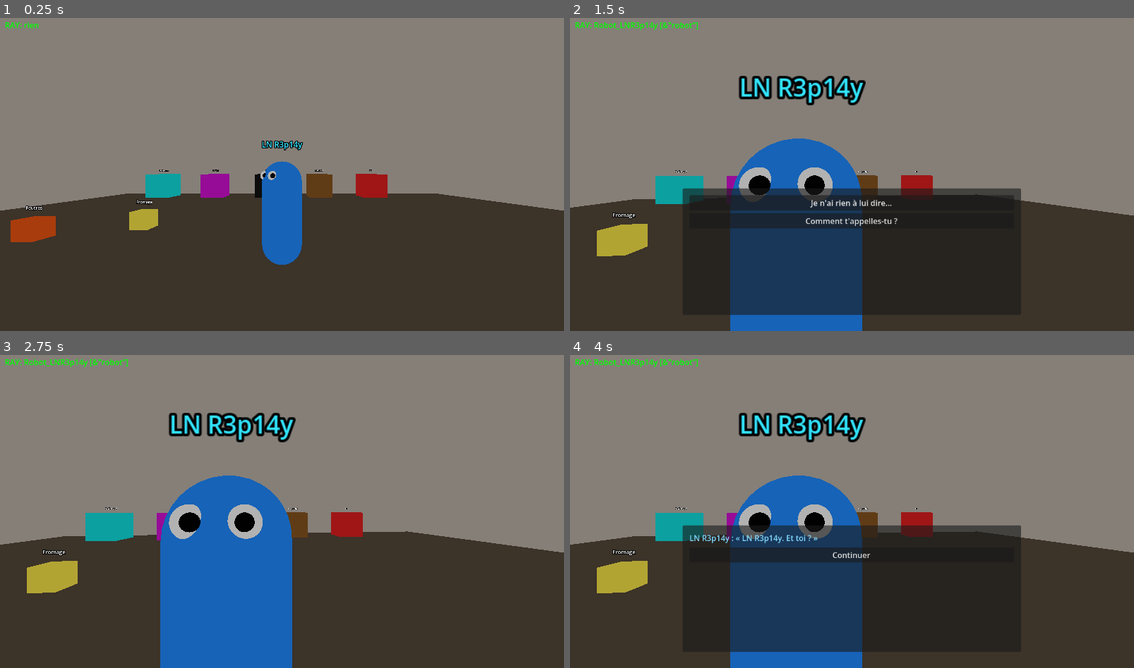
Above: before the commit, frames 1-4 (two rows, left to right).
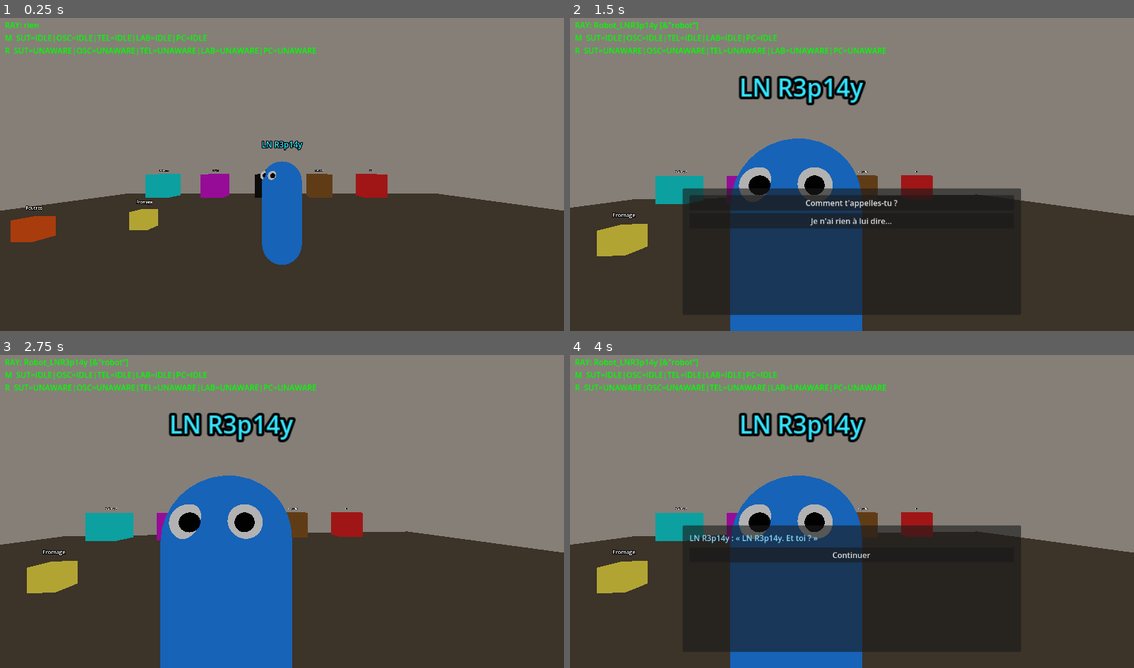
Above: after the commit, the same moments.

Repository: Datoh/GameJamCanardPC2026
Game: Godot game, scene res://scenes/test_level.tscn
Same seed, same stepped clock (60 frames per second), same inputs: the game is played once before the commit and once after it.
Inputs (mouse positions are in pixels of both pictures, inside the frame that each line leads up to):
- Up to frame 1 (0.25 s): no input
- Up to frame 2 (1.5 s): tap Enter (ui_accept) at 0.5, 0.77 s; move the mouse to (880, 171) at 0.52 s; hold Up (ui_up) 0.53-1.28 s; tap Keypad Enter at 0.6 s; tap Backspace at 0.8, 1.35 s; move the mouse to (739, 187) at 1.27 s; hold Down (ui_down) from 1.28 s (still down)
- Up to frame 3 (2.75 s): tap Enter (ui_accept) at 1.52 s; tap Z at 1.55 s; release Down (ui_down) at 2 s; click "Je n'ai rien à lui dire..." at 2 s
- Up to frame 4 (4 s): tap Enter (ui_accept) at 2.75 s; move the mouse to (863, 505) at 2.77 s; hold Up (ui_up) 2.78-3.5 s; tap Z at 2.85 s; tap Keypad Enter at 3.05 s; click "Comment t'appelles-tu ?" at 3.5 s

The runs differ from the first frame. In frame 1, 0.9% of the frame differs, in the area x 1-57%, y 5-12%; in frame 2, 1.3%, in the area x 1-59%, y 5-67%; in frame 3, 0.9%; in frame 4, 0.9%.

Commit message:
Mini-jeu SUTOM avec machine à états et interactions robot
- Enum SutomState (IDLE→FIRST_SEEN→ROBOT_WORKING→ROBOT_DONE→NEED_TRY_MACHINE→NEEDS_DICTIONARY→UNLOCKED→SOLVED)
- Enums états pour toutes les machines et états robot par machine
- Dialogue robot pour demander de l'aide sur le SUTOM (sutom_demande / sutom_resultat)
- Robot se déplace vers le SUTOM 20s puis reprend le suivi
- Overlay SUTOM fonctionnel : grille 6×6, saisie clavier, feedback couleurs
- Mot impossible sans dictionnaire, vrai mot avec dictionnaire
- Dictionnaire ramassable à partir de NEEDS_DICTIONARY
- Debug HUD : états machines et robot sur 3 lignes

Co-Authored-By: Claude Sonnet 4.6 <noreply@anthropic.com>

Diff:
--- a/scripts/player.gd
+++ b/scripts/player.gd
@@ -2,6 +2,8 @@
 
 const SPEED := 5.0
 const MOUSE_SENSITIVITY := 0.002
+
+const _SutomMinigame = preload("res://scripts/sutom_minigame.gd")
 
 const OBJECT_MESSAGES: Dictionary = {
   "Dictionnaire": "Ce dictionnaire est plein de mots. Des vrais, j'espère.",
@@ -12,7 +14,8 @@
 
 # Chaque dialogue :
 #   id       : identifiant unique
-#   label    : texte affiché sur le bouton joueur
+#   label    : texte affiché sur le bouton joueur (vide si hidden)
+#   hidden   : non affiché dans les choix, déclenché par code
 #   requires : id du dialogue requis avant (ou "" si aucun)
 #   once     : disparaît après avoir été joué
 #   unlocks  : id du dialogue débloqué à la fin (ou "")
@@ -63,7 +66,51 @@
       {"robot": "Heureux de te connaître : Tim Faitchier !"},
     ],
   },
+  {
+    "id":       "sutom_demande",
+    "label":    "Tu peux m'expliquer comment marche le SUTOM ?",
+    "requires": "",
+    "once":     true,
+    "unlocks":  "",
+    "exchanges": [
+      {
+        "robot":  "Mais bien sûr ! Un SUTOM, ça, je connais parfaitement. Je peux résoudre ça en quelques secondes !",
+        "player": "Vraiment ? Tu peux faire ça ?",
+      },
+      {"robot": "Sans aucun problème. Laisse-moi y jeter un œil tout de suite."},
+    ],
+  },
+  {
+    "id":       "sutom_resultat",
+    "label":    "Alors, ce SUTOM ?",
+    "requires": "sutom_demande",
+    "once":     true,
+    "unlocks":  "",
+    "exchanges": [
+      {
+        "robot":  "J'ai étudié la question très, très sérieusement... et c'est beaucoup trop compliqué pour moi. Je t'encourage vivement à le faire toi-même !",
+        "player": "...",
+      },
+      {"robot": "Je suis convaincu que tu vas trouver. Tu as vraiment l'air intelligent. Au fait, comment t'appelles-tu ?"},
+    ],
+  },
 ]
+
+# ── États des machines ────────────────────────────────────────────────────────
+
+enum SutomState        { IDLE, FIRST_SEEN, ROBOT_WORKING, ROBOT_DONE, NEED_TRY_MACHINE, NEEDS_DICTIONARY, UNLOCKED, SOLVED }
+enum OscilloscopeState { IDLE, ATTEMPTED, UNLOCKED }
+enum TeleState         { IDLE, CAPTCHA_PENDING, CAPTCHA_SOLVED, VIDEO_WATCHED }
+enum LabyrinthState    { IDLE, ATTEMPTED, SOLVED }
+enum PCState           { IDLE, ATTEMPTED, REPAIRED, MOUSE_CONNECTED, UNLOCKED }
+
+# ── États du robot par machine ────────────────────────────────────────────────
+
+enum RobotSutomState        { UNAWARE, HELPING, GAVE_UP }
+enum RobotOscilloscopeState { UNAWARE }
+enum RobotTeleState         { UNAWARE }
+enum RobotLabyrinthState    { UNAWARE, ATTEMPTED }
+enum RobotPCState           { UNAWARE }
 
 @onready var camera: Camera3D = $Camera3D
 
@@ -86,6 +133,24 @@
   "Joint":        false,
   "Feutres":      false,
 }
+
+var state_sutom:        SutomState        = SutomState.IDLE
+var state_oscilloscope: OscilloscopeState = OscilloscopeState.IDLE
+var state_tele:         TeleState         = TeleState.IDLE
+var state_labyrinthe:   LabyrinthState    = LabyrinthState.IDLE
+var state_pc:           PCState           = PCState.IDLE
+
+var robot_state_sutom:        RobotSutomState        = RobotSutomState.UNAWARE
+var robot_state_oscilloscope: RobotOscilloscopeState = RobotOscilloscopeState.UNAWARE
+var robot_state_tele:         RobotTeleState         = RobotTeleState.UNAWARE
+var robot_state_labyrinthe:   RobotLabyrinthState    = RobotLabyrinthState.UNAWARE
+var robot_state_pc:           RobotPCState           = RobotPCState.UNAWARE
+
+var _sutom_node: Node3D = null
+var _robot: Node3D = null
+var _sutom_timer: Timer
+var _in_minigame: bool = false
+var _sutom_state_before_minigame: SutomState = SutomState.IDLE
 var _completed_dialogues: Array[String] = []
 var _current_dialogue: Dictionary = {}
 var _current_exchange: int = 0
@@ -94,6 +159,8 @@
   Input.set_mouse_mode(Input.MOUSE_MODE_CAPTURED)
   _setup_raycast()
   _setup_ui()
+  await get_tree().process_frame
+  _robot = get_tree().get_first_node_in_group("robot")
 
 func _setup_raycast() -> void:
   _interaction_ray = RayCast3D.new()
@@ -120,6 +187,11 @@
   _message_timer.timeout.connect(_message_label.hide)
   add_child(_message_timer)
 
+  _sutom_timer = Timer.new()
+  _sutom_timer.one_shot = true
+  _sutom_timer.timeout.connect(_on_sutom_timer_timeout)
+  add_child(_sutom_timer)
+
   _debug_label = Label.new()
   _debug_label.set_anchors_preset(Control.PRESET_TOP_LEFT)
   _debug_label.position = Vector2(10, 10)
@@ -164,21 +236,69 @@
   _message_label.visible = true
   _message_timer.start(duration)
 
+func _get_debug_text() -> String:
+  var ray_text: String
+  var ray_object: Object = null
+  if _interaction_ray != null and _interaction_ray.is_colliding():
+    ray_object = _interaction_ray.get_collider()
+  if is_instance_valid(ray_object):
+    ray_text = "RAY: %s %s" % [ray_object.name, ray_object.get_groups()]
+  else:
+    ray_text = "RAY: rien"
+
+  var m_text := "M  SUT=%s|OSC=%s|TEL=%s|LAB=%s|PC=%s" % [
+    SutomState.keys()[state_sutom],
+    OscilloscopeState.keys()[state_oscilloscope],
+    TeleState.keys()[state_tele],
+    LabyrinthState.keys()[state_labyrinthe],
+    PCState.keys()[state_pc],
+  ]
+  var r_text := "R  SUT=%s|OSC=%s|TEL=%s|LAB=%s|PC=%s" % [
+    RobotSutomState.keys()[robot_state_sutom],
+    RobotOscilloscopeState.keys()[robot_state_oscilloscope],
+    RobotTeleState.keys()[robot_state_tele],
+    RobotLabyrinthState.keys()[robot_state_labyrinthe],
+    RobotPCState.keys()[robot_state_pc],
+  ]
+  return "%s\n%s\n%s" % [ray_text, m_text, r_text]
+
 # ── Dialogue ──────────────────────────────────────────────────────────────────
 
 func _get_available_dialogues() -> Array[Dictionary]:
   var result: Array[Dictionary] = []
+  var close_entry: Dictionary = {}
   for d in DIALOGUES:
     if d["id"] == "close":
-      result.append(d)
+      close_entry = d
+      continue
+    if d.get("hidden", false):
       continue
     if d.get("once", false) and d["id"] in _completed_dialogues:
       continue
     var req: String = d.get("requires", "")
     if req != "" and req not in _completed_dialogues:
       continue
+    # Conditions liées aux états des machines
+    if d["id"] == "sutom_demande" and state_sutom != SutomState.FIRST_SEEN:
+      continue
+    if d["id"] == "sutom_resultat" and state_sutom != SutomState.ROBOT_DONE:
+      continue
     result.append(d)
+  if not close_entry.is_empty():
+    result.append(close_entry)
   return result
+
+func _start_dialogue_by_id(dialogue_id: String) -> void:
+  for d in DIALOGUES:
+    if d["id"] == dialogue_id:
+      _current_dialogue = d
+      _current_exchange = 0
+      _in_dialogue = true
+      Input.set_mouse_mode(Input.MOUSE_MODE_VISIBLE)
+      _dialogue_panel.visible = true
+      _choices_container.visible = false
+      _show_robot_response()
+      return
 
 func _show_dialogue() -> void:
   _in_dialogue = true
@@ -218,7 +338,6 @@
 func _on_continue_pressed() -> void:
   var exchange: Dictionary = _current_dialogue["exchanges"][_current_exchange]
   if exchange.has("player"):
-    # Proposer la réplique suivante du joueur comme unique bouton
     _robot_label.visible = false
     _continue_btn.visible = false
     for child in _choices_container.get_children():
@@ -239,7 +358,23 @@
   var did: String = _current_dialogue.get("id", "")
   if did != "" and _current_dialogue.get("once", false):
     _completed_dialogues.append(did)
+
+  if did == "sutom_demande":
+    state_sutom = SutomState.ROBOT_WORKING
+    robot_state_sutom = RobotSutomState.HELPING
+    if _robot != null and _sutom_node != null:
+      _robot.go_to_position(_sutom_node.global_position)
+    _sutom_timer.start(20.0)
+  elif did == "sutom_resultat":
+    state_sutom = SutomState.NEED_TRY_MACHINE
+    robot_state_sutom = RobotSutomState.GAVE_UP
+
   _close_dialogue()
+
+func _on_sutom_timer_timeout() -> void:
+  state_sutom = SutomState.ROBOT_DONE
+  if _robot != null:
+    _robot.resume_follow()
 
 func _close_dialogue() -> void:
   _in_dialogue = false
@@ -250,6 +385,9 @@
 # ── Interaction ───────────────────────────────────────────────────────────────
 
 func _unhandled_input(event: InputEvent) -> void:
+  if _in_minigame:
+    return
+
   if event.is_action_pressed("ui_cancel"):
     if _in_dialogue:
       _close_dialogue()
@@ -272,37 +410,118 @@
   var collider := _interaction_ray.get_collider()
 
   if collider.is_in_group("robot"):
-    _show_dialogue()
+    if state_sutom == SutomState.ROBOT_WORKING:
+      _show_message("Le robot est en train de faire le SUTOM... je vais le laisser faire...", 3.0)
+    else:
+      _show_dialogue()
+    return
+
+  if collider.is_in_group("machines"):
+    match collider.name:
+      "SUTOM":        _interact_sutom(collider)
+      "Oscilloscope": _interact_oscilloscope()
+      "Tele":         _interact_tele()
+      "Labyrinthe":   _interact_labyrinthe()
+      "PC":           _interact_pc()
     return
 
   if not collider.is_in_group("objets"):
     return
 
   var obj_name: String = collider.name
-  if puzzle_attempted.get(obj_name, false):
+  var can_pickup = puzzle_attempted.get(obj_name, false)
+  if obj_name == "Dictionnaire" and state_sutom >= SutomState.NEEDS_DICTIONARY:
+    can_pickup = true
+  if can_pickup:
     _pickup(collider, obj_name)
   else:
     _show_message(OBJECT_MESSAGES.get(obj_name, "Hmm."))
+
+func _interact_sutom(collider: Node) -> void:
+  if _sutom_node == null:
+    _sutom_node = collider
+  match state_sutom:
+    SutomState.IDLE, SutomState.FIRST_SEEN:
+      state_sutom = SutomState.FIRST_SEEN
+      puzzle_attempted["Dictionnaire"] = true
+      _show_message("J'ai besoin d'aide... je vais en parler au robot.", 3.0)
+    SutomState.ROBOT_WORKING:
+      _show_message("Le robot est en train de faire le SUTOM... je vais le laisser faire...", 3.0)
+    SutomState.ROBOT_DONE:
+      _show_message("Je devrais d'abord parler au robot...", 2.0)
+    SutomState.NEED_TRY_MACHINE, SutomState.NEEDS_DICTIONARY, SutomState.UNLOCKED:
+      _open_sutom_minigame()
+    SutomState.SOLVED:
+      _show_message("Vous avez déjà résolu le SUTOM, ce n'est plus la peine !", 3.0)
+
+func _interact_oscilloscope() -> void:
+  if state_oscilloscope == OscilloscopeState.IDLE:
+    state_oscilloscope = OscilloscopeState.ATTEMPTED
+    _show_message("Cette machine a l'air compliquée.", 3.0)
+  else:
+    _use_machine("Oscilloscope")
+
+func _interact_tele() -> void:
+  if state_tele == TeleState.IDLE:
+    state_tele = TeleState.CAPTCHA_PENDING
+    puzzle_attempted["Feutres"] = true
+    _show_message("Cette télé affiche quelque chose d'étrange.", 3.0)
+  else:
+    _use_machine("Tele")
+
+func _interact_labyrinthe() -> void:
+  if state_labyrinthe == LabyrinthState.IDLE:
+    state_labyrinthe = LabyrinthState.ATTEMPTED
+    puzzle_attempted["Fromage"] = true
+    _show_message("Ce labyrinthe a l'air impossible...", 3.0)
+  else:
+    _use_machine("Labyrinthe")
+
+func _interact_pc() -> void:
+  if state_pc == PCState.IDLE:
+    state_pc = PCState.ATTEMPTED
+    puzzle_attempted["Joint"] = true
+    _show_message("Ce PC semble en panne.", 3.0)
+  else:
+    _use_machine("PC")
+
+func _open_sutom_minigame() -> void:
+  _sutom_state_before_minigame = state_sutom
+  _in_minigame = true
+  Input.set_mouse_mode(Input.MOUSE_MODE_VISIBLE)
+  var game = _SutomMinigame.new()
+  game.setup(state_sutom == SutomState.UNLOCKED)
+  game.game_closed.connect(_on_sutom_minigame_closed)
+  _canvas.add_child(game)
+
+func _on_sutom_minigame_closed(won: bool) -> void:
+  _in_minigame = false
+  Input.set_mouse_mode(Input.MOUSE_MODE_CAPTURED)
+  if _sutom_state_before_minigame == SutomState.NEED_TRY_MACHINE:
+    state_sutom = SutomState.NEEDS_DICTIONARY
+  if won and state_sutom == SutomState.UNLOCKED:
+    state_sutom = SutomState.SOLVED
+
+func _use_machine(machine_name: String) -> void:
+  # TODO: ouvrir le mini-jeu correspondant
+  _show_message("[%s] Mini-jeu à venir..." % machine_name, 2.0)
 
 func _pickup(obj: Node, obj_name: String) -> void:
   inventory.append(obj_name)
   _show_message("Vous ramassez : %s." % obj_name.replace("_", " "), 2.0)
   obj.queue_free()
+  if obj_name == "Dictionnaire" and state_sutom == SutomState.NEEDS_DICTIONARY:
+    state_sutom = SutomState.UNLOCKED
 
 # ── Physique ──────────────────────────────────────────────────────────────────
 
 func _physics_process(delta: float) -> void:
-  if _interaction_ray != null:
-    if _interaction_ray.is_colliding():
-      var c := _interaction_ray.get_collider()
-      _debug_label.text = "RAY: %s %s" % [c.name, c.get_groups()]
-    else:
-      _debug_label.text = "RAY: rien"
+  _debug_label.text = _get_debug_text()
 
   if not is_on_floor():
     velocity.y -= gravity * delta
 
-  if not _in_dialogue:
+  if not _in_dialogue and not _in_minigame:
     var input_dir := Input.get_vector("ui_left", "ui_right", "ui_up", "ui_down")
     var direction := (transform.basis * Vector3(input_dir.x, 0, input_dir.y)).normalized()
     if direction:
--- a/scripts/robot.gd
+++ b/scripts/robot.gd
@@ -10,6 +10,8 @@
 var gravity: float = ProjectSettings.get_setting("physics/3d/default_gravity")
 var _player: Node3D
 var _pupils: Array = []
+var _forced_target: Vector3 = Vector3.ZERO
+var _is_forced: bool = false
 
 func _ready() -> void:
   await get_tree().process_frame
@@ -19,17 +21,34 @@
     if pupil:
       _pupils.append(pupil)
 
+func go_to_position(pos: Vector3) -> void:
+  _forced_target = pos
+  _is_forced = true
+
+func resume_follow() -> void:
+  _is_forced = false
+
 func _physics_process(delta: float) -> void:
   if not is_on_floor():
     velocity.y -= gravity * delta
 
-  if _player != null:
-    var to_player := _player.global_position - global_position
-    to_player.y = 0.0
-    var distance := to_player.length()
+  var move_target: Vector3
+  var has_target := false
+
+  if _is_forced:
+    move_target = _forced_target
+    has_target = true
+  elif _player != null:
+    move_target = _player.global_position
+    has_target = true
+
+  if has_target:
+    var to_target := move_target - global_position
+    to_target.y = 0.0
+    var distance := to_target.length()
 
     if distance > STOP_DISTANCE:
-      var dir := to_player.normalized()
+      var dir := to_target.normalized()
       velocity.x = lerp(velocity.x, dir.x * SPEED, delta * ACCEL)
       velocity.z = lerp(velocity.z, dir.z * SPEED, delta * ACCEL)
       rotation.y = lerp_angle(rotation.y, atan2(-dir.x, -dir.z), delta * ROTATION_SPEED)
@@ -37,6 +56,7 @@
       velocity.x = lerp(velocity.x, 0.0, delta * ACCEL)
       velocity.z = lerp(velocity.z, 0.0, delta * ACCEL)
 
+  if _player != null:
     var player_eye_pos := _player.global_position + Vector3(0, 0.7, 0)
     for pupil in _pupils:
       var eye_pos: Vector3 = pupil.get_parent().global_position
--- /dev/null
+++ b/scripts/sutom_minigame.gd
@@ -0,0 +1,251 @@
+extends Control
+
+signal game_closed(won: bool)
+
+const WORD_LENGTH  := 6
+const MAX_ATTEMPTS := 6
+
+const COLOR_BG        := Color(0.07, 0.07, 0.10, 0.97)
+const COLOR_PANEL     := Color(0.12, 0.12, 0.15, 1.0)
+const COLOR_CELL_IDLE := Color(0.20, 0.20, 0.23, 1.0)
+const COLOR_CORRECT   := Color(0.11, 0.44, 0.89, 1.0)   # bleu  = bonne position
+const COLOR_PRESENT   := Color(0.93, 0.77, 0.08, 1.0)   # jaune = mauvaise position
+const COLOR_ABSENT    := Color(0.26, 0.26, 0.28, 1.0)   # gris  = absent
+
+const FAKE_WORDS := ["ZXQKWJ", "BVWQKZ", "XZWQKV", "QZKWVX"]
+const REAL_WORDS := [
+  "GROTTE", "FLAQUE", "BOUCHE", "PELAGE", "CRIARD",
+  "VOLCAN", "PLONGE", "TRUITE", "BLAGUE", "MIROIR",
+]
+
+var _target: String = ""
+var _has_dictionary: bool = false
+var _row: int = 0
+var _col: int = 1   # colonne 0 = lettre pré-remplie
+var _won: bool = false
+var _panels: Array = []
+var _labels: Array = []
+var _result_label: Label
+var _close_btn: Button
+
+func setup(has_dictionary: bool) -> void:
+  _has_dictionary = has_dictionary
+  var words: Array = REAL_WORDS if has_dictionary else FAKE_WORDS
+  _target = words[randi() % words.size()].to_upper()
+  _build_ui()
+
+# ── Construction de l'UI ──────────────────────────────────────────────────────
+
+func _build_ui() -> void:
+  set_anchors_preset(Control.PRESET_FULL_RECT)
+
+  var bg := ColorRect.new()
+  bg.set_anchors_preset(Control.PRESET_FULL_RECT)
+  bg.color = COLOR_BG
+  add_child(bg)
+
+  var panel := Panel.new()
+  panel.anchor_left   = 0.28
+  panel.anchor_right  = 0.72
+  panel.anchor_top    = 0.04
+  panel.anchor_bottom = 0.96
+  var ps := StyleBoxFlat.new()
+  ps.bg_color = COLOR_PANEL
+  ps.corner_radius_top_left     = 10
+  ps.corner_radius_top_right    = 10
+  ps.corner_radius_bottom_left  = 10
+  ps.corner_radius_bottom_right = 10
+  panel.add_theme_stylebox_override("panel", ps)
+  add_child(panel)
+
+  var vbox := VBoxContainer.new()
+  vbox.set_anchors_preset(Control.PRESET_FULL_RECT)
+  vbox.add_theme_constant_override("separation", 10)
+  vbox.offset_left = 24; vbox.offset_right  = -24
+  vbox.offset_top  = 20; vbox.offset_bottom = -20
+  panel.add_child(vbox)
+
+  var title := Label.new()
+  title.text = "SUTOM"
+  title.horizontal_alignment = HORIZONTAL_ALIGNMENT_CENTER
+  title.add_theme_color_override("font_color", Color(0.4, 0.75, 1.0))
+  title.add_theme_font_size_override("font_size", 36)
+  vbox.add_child(title)
+
+  var hint := Label.new()
+  hint.text = "Mot de %d lettres  •  Commence par « %s »" % [WORD_LENGTH, _target[0]]
+  hint.horizontal_alignment = HORIZONTAL_ALIGNMENT_CENTER
+  hint.add_theme_color_override("font_color", Color(0.6, 0.6, 0.6))
+  hint.add_theme_font_size_override("font_size", 13)
+  vbox.add_child(hint)
+
+  var grid := GridContainer.new()
+  grid.columns = WORD_LENGTH
+  grid.add_theme_constant_override("h_separation", 6)
+  grid.add_theme_constant_override("v_separation", 6)
+  var center := CenterContainer.new()
+  center.size_flags_vertical = Control.SIZE_EXPAND_FILL
+  center.add_child(grid)
+  vbox.add_child(center)
+
+  for r in range(MAX_ATTEMPTS):
+    var row_p: Array = []
+    var row_l: Array = []
+    for c in range(WORD_LENGTH):
+      var cell := Panel.new()
+      cell.custom_minimum_size = Vector2(56, 56)
+      var cs := StyleBoxFlat.new()
+      cs.bg_color = COLOR_CELL_IDLE
+      cs.border_width_left   = 2
+      cs.border_width_right  = 2
+      cs.border_width_top    = 2
+      cs.border_width_bottom = 2
+      cs.border_color = Color(0.38, 0.38, 0.42)
+      cs.corner_radius_top_left     = 4
+      cs.corner_radius_top_right    = 4
+      cs.corner_radius_bottom_left  = 4
+      cs.corner_radius_bottom_right = 4
+      cell.add_theme_stylebox_override("panel", cs)
+
+      var lbl := Label.new()
+      lbl.set_anchors_preset(Control.PRESET_FULL_RECT)
+      lbl.horizontal_alignment = HORIZONTAL_ALIGNMENT_CENTER
+      lbl.vertical_alignment   = VERTICAL_ALIGNMENT_CENTER
+      lbl.add_theme_font_size_override("font_size", 26)
+      lbl.add_theme_color_override("font_color", Color.WHITE)
+      cell.add_child(lbl)
+      grid.add_child(cell)
+      row_p.append(cell)
+      row_l.append(lbl)
+    _panels.append(row_p)
+    _labels.append(row_l)
+
+  # Première lettre pré-remplie sur toutes les lignes
+  for r in range(MAX_ATTEMPTS):
+    _labels[r][0].text = _target[0]
+    _set_color(r, 0, COLOR_CORRECT)
+
+  _result_label = Label.new()
+  _result_label.horizontal_alignment = HORIZONTAL_ALIGNMENT_CENTER
+  _result_label.autowrap_mode = TextServer.AUTOWRAP_WORD_SMART
+  _result_label.add_theme_color_override("font_color", Color(1.0, 0.88, 0.35))
+  _result_label.add_theme_font_size_override("font_size", 15)
+  _result_label.visible = false
+  vbox.add_child(_result_label)
+
+  _close_btn = Button.new()
+  _close_btn.text = "Fermer"
+  _close_btn.visible = false
+  _close_btn.pressed.connect(_close)
+  vbox.add_child(_close_btn)
+
+  var instr := Label.new()
+  instr.text = "Entrée : valider   •   ⌫ : effacer   •   Échap : fermer"
+  instr.horizontal_alignment = HORIZONTAL_ALIGNMENT_CENTER
+  instr.add_theme_color_override("font_color", Color(0.38, 0.38, 0.38))
+  instr.add_theme_font_size_override("font_size", 11)
+  vbox.add_child(instr)
+
+func _set_color(row: int, col: int, color: Color) -> void:
+  var s := StyleBoxFlat.new()
+  s.bg_color = color
+  s.corner_radius_top_left     = 4
+  s.corner_radius_top_right    = 4
+  s.corner_radius_bottom_left  = 4
+  s.corner_radius_bottom_right = 4
+  _panels[row][col].add_theme_stylebox_override("panel", s)
+
+# ── Saisie clavier ────────────────────────────────────────────────────────────
+
+func _input(event: InputEvent) -> void:
+  if not visible:
+    return
+  if not (event is InputEventKey and event.pressed):
+    return
+  get_viewport().set_input_as_handled()
+
+  # Après fin de partie, seul Échap est traité
+  var game_over := _won or _row >= MAX_ATTEMPTS
+  match event.keycode:
+    KEY_ESCAPE:
+      _close()
+    KEY_ENTER, KEY_KP_ENTER:
+      if not game_over:
+        _submit()
+    KEY_BACKSPACE:
+      if not game_over:
+        _backspace()
+    _:
+      if not game_over and event.keycode >= KEY_A and event.keycode <= KEY_Z:
+        _type(char(event.keycode).to_upper())
+
+func _type(letter: String) -> void:
+  if _row >= MAX_ATTEMPTS or _col >= WORD_LENGTH:
+    return
+  _labels[_row][_col].text = letter
+  _col += 1
+
+func _backspace() -> void:
+  if _col <= 1:
+    return
+  _col -= 1
+  _labels[_row][_col].text = ""
+
+# ── Logique de jeu ────────────────────────────────────────────────────────────
+
+func _submit() -> void:
+  if _col < WORD_LENGTH or _row >= MAX_ATTEMPTS:
+    return
+
+  var guess := ""
+  for c in range(WORD_LENGTH):
+    guess += _labels[_row][c].text
+
+  var colors := _evaluate(guess)
+  for c in range(WORD_LENGTH):
+    _set_color(_row, c, colors[c])
+
+  var won := (guess == _target)
+  _row += 1
+  _col = 1
+
+  if won:
+    _won = true
+    _result_label.text = "Bravo ! Le mot était bien « %s » !" % _target
+    _result_label.visible = true
+    _close_btn.visible = true
+  elif _row >= MAX_ATTEMPTS:
+    _result_label.text = "Perdu... Le mot était « %s »." % _target
+    _result_label.visible = true
+    _close_btn.visible = true
+
+func _evaluate(guess: String) -> Array:
+  var result := []
+  result.resize(WORD_LENGTH)
+  result.fill(COLOR_ABSENT)
+
+  # Copie des lettres cibles pour consommation
+  var remaining: Array = []
+  for i in range(WORD_LENGTH):
+    remaining.append(_target[i])
+
+  # Passe 1 : bonnes positions
+  for i in range(WORD_LENGTH):
+    if guess[i] == _target[i]:
+      result[i] = COLOR_CORRECT
+      remaining[i] = ""
+
+  # Passe 2 : présents mais mal placés
+  for i in range(WORD_LENGTH):
+    if result[i] == COLOR_CORRECT:
+      continue
+    var idx: int = remaining.find(guess[i])
+    if idx != -1:
+      result[i] = COLOR_PRESENT
+      remaining[idx] = ""
+
+  return result
+
+func _close() -> void:
+  game_closed.emit(_won)
+  queue_free()
--- a/scripts/test_level.gd
+++ b/scripts/test_level.gd
@@ -151,4 +151,4 @@
     ["PC",            Vector3( 6,   0.75, -10), Color(0.9,  0.15, 0.15)],
   ]
   for item in items:
-    root.add_child(_make_cube(item[0], item[1], item[2], Vector3(1.5, 1.5, 1.5)))
+    root.add_child(_make_cube(item[0], item[1], item[2], Vector3(1.5, 1.5, 1.5), "machines"))
Not shown, added: scripts/sutom_minigame.gd.uid
Not shown, changed: GDD.md
